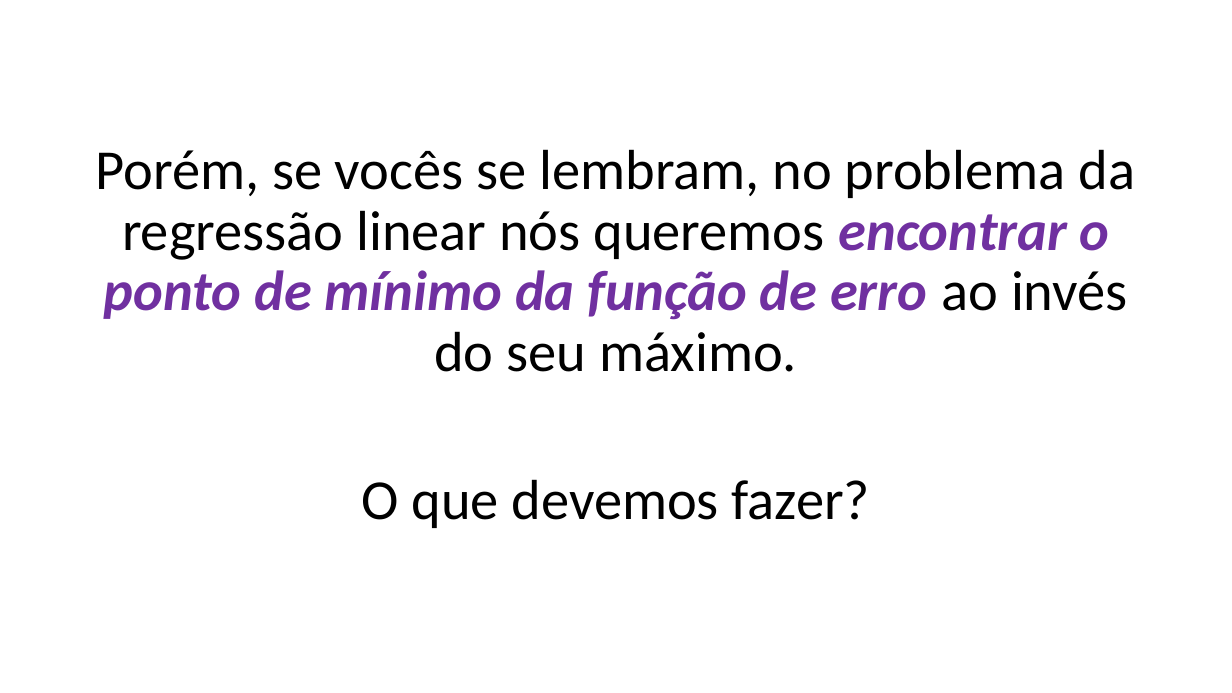
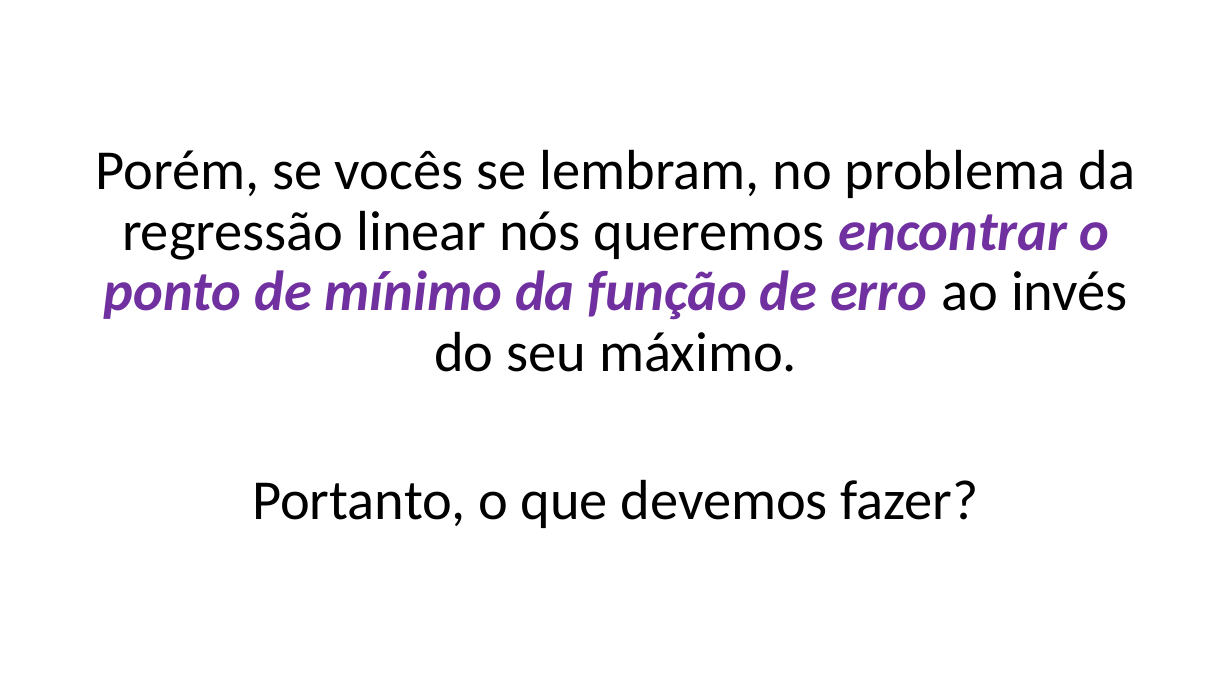
Before and after one commit to zz4fap/t319_aprendizado_de_maquina, a slide deck: slide 14 of slides/T319_Regressão_Linear (Parte II).pptx. Drawn at 1232x693 pixels with LibreOffice and Linux fonts; fonts in the diff are those of the drawing. Boxes give left, top, right and bottom in pixels: in the first picture for what was removed or moved away, otherwise in the second. Text is boxed around its words. In the diff, an @@ line names an element or a change of style, - is before the commit and + after.

```diff
--- a/slides/T319_Regressão_Linear (Parte II).pptx
+++ b/slides/T319_Regressão_Linear (Parte II).pptx
@@ text at [252,479,979,528]: text changed @@
-O que devemos fazer?
+Portanto, o que devemos fazer?
```
Also in this commit, not shown: 8 other slides changed, 1 other file.
